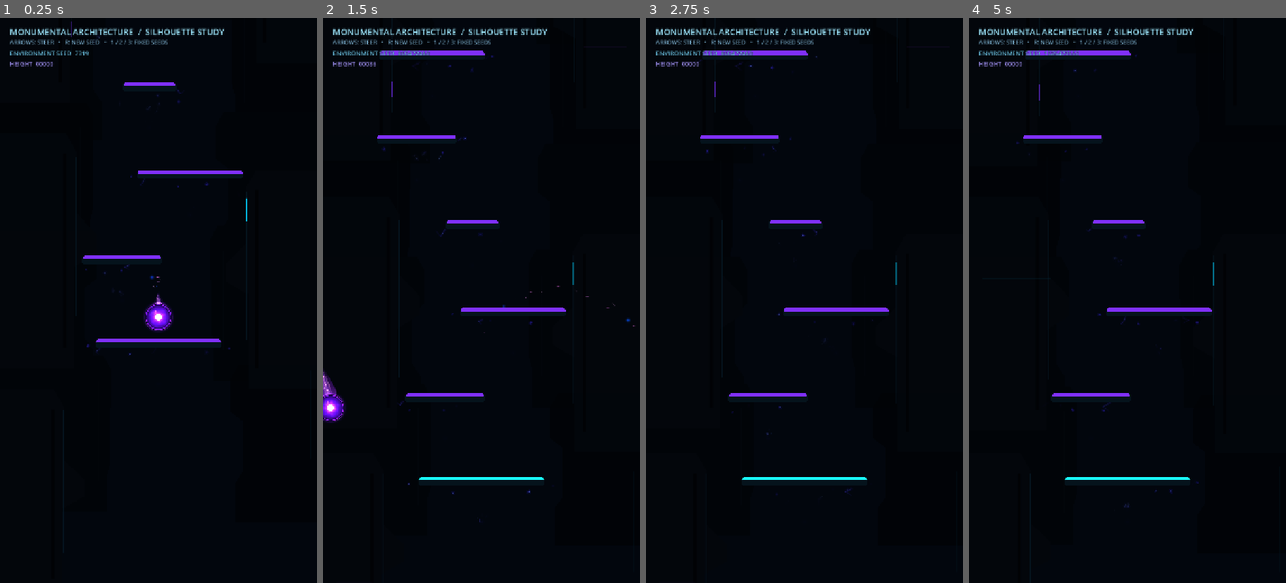
Above: before the commit, frames 1-4 (left to right).
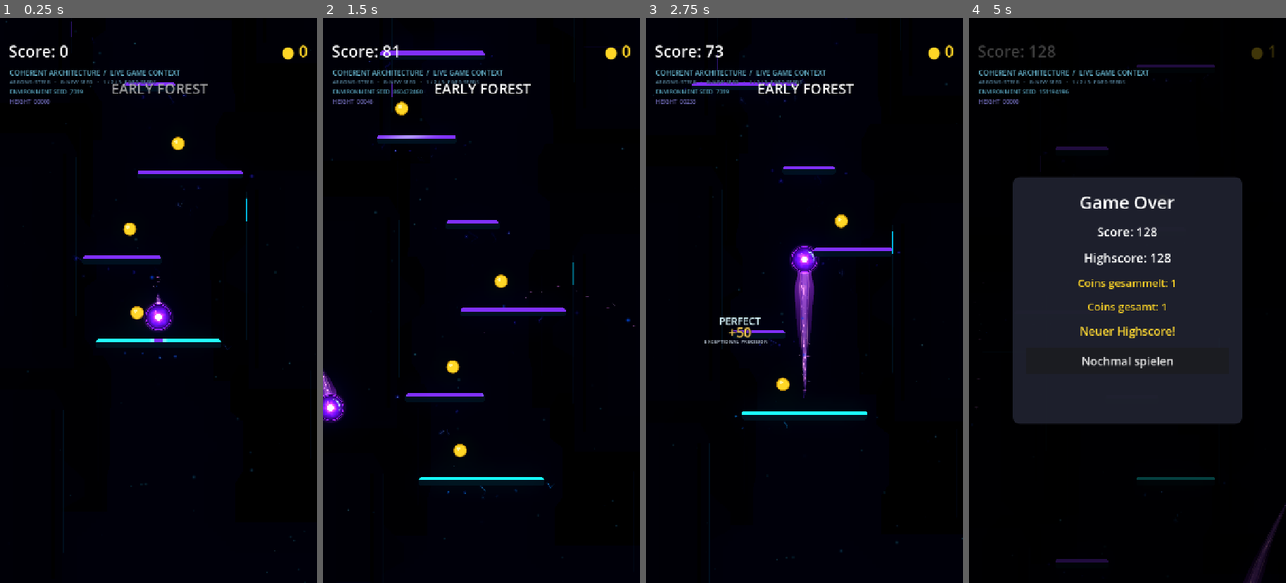
Above: after the commit, the same moments.

Repository: Kryodo/TowerJump
Game: Godot game, scene res://scenes/environment_architecture_test_room.tscn
Two runs of this game, one before a commit and one after it. Both use one fixed random seed, a clock stepped at 60 frames per second and the inputs below. This scene is started directly instead of the project's main scene.
Inputs (mouse positions are in pixels of both pictures, inside the frame that each line leads up to):
- Up to frame 1 (0.25 s): no input
- Up to frame 2 (1.5 s): tap Enter at 0.5 s; move the mouse to (551, 272) at 0.52 s; hold Right (ui_right) 0.53-1.25 s; tap R at 0.6 s; click (551, 272) at 0.67 s; drag from (418, 328) to (465, 413) at 1.27 s
- Up to frame 3 (2.75 s): click (804, 362) at 2 s, where only the run after the commit has a clickable "Nochmal spielen"
- Up to frame 4 (5 s): move the mouse to (1159, 176) at 2.77 s; hold Right (ui_right) 2.78-3.5 s; tap 2 at 2.85 s; drag from (1111, 413) to (1032, 215) at 3.52 s; move the mouse to (1222, 385) at 4.27 s; hold Left (ui_left) from 4.28 s (still down); tap R at 4.35 s

The runs differ from the first frame. In frame 1, 2.9% of the frame differs, in the area x 1-98%, y 0-99%; in frame 2, 3.0%; in frame 3, 6.2%; in frame 4, 34%, in the area x 2-100%, y 1-100%.

Commit message:
Use real Main scene and production glow settings in architecture study

Diff:
--- a/scripts/environment_architecture_test_room.gd
+++ b/scripts/environment_architecture_test_room.gd
@@ -1,52 +1,52 @@
 extends Node2D
-## Standalone vertical playroom for validating procedural architectural scenery.
-## Open scenes/environment_architecture_test_room.tscn and run the current scene.
-## Existing production gameplay and scene setup are not modified.
+## Architecture study wrapped around the actual Main scene.
+## This intentionally reuses TowerJump's production WorldEnvironment, camera,
+## ball, platforms, particles, HUD and feedback so glow/readability are evaluated
+## under the same rendering conditions as normal gameplay.
 
-const BALL_SCENE: PackedScene = preload("res://scenes/ball.tscn")
-const PLATFORM_SCENE: PackedScene = preload("res://scenes/platform.tscn")
-const PLATFORM_SPAWNER_SCRIPT: Script = preload("res://scripts/platform_spawner.gd")
+const MAIN_GAME_SCENE: PackedScene = preload("res://scenes/main.tscn")
 const BACKGROUND_SCRIPT: Script = preload("res://scripts/procedural_architecture_background.gd")
 
 @export var initial_seed: int = 7319
-@export var camera_follow_speed: float = 6.0
 
+var _game: Node2D
+var _camera: Camera2D
 var _ball: CharacterBody2D
-var _camera: Camera2D
 var _background: Node2D
 var _seed_label: Label
 var _height_label: Label
+var _start_y: float
 var _seed_rng := RandomNumberGenerator.new()
 
 
 func _ready() -> void:
 	_seed_rng.randomize()
-	# Reset run state before the spawner generates its initial platform pool.
-	if is_instance_valid(GameManager):
-		GameManager.reset()
-	_setup_world_environment()
-	_create_camera()
+
+	# Instantiate the real game scene instead of rebuilding a lookalike test
+	# setup. Its own WorldEnvironment has the same Canvas background mode and
+	# glow values as production, and its ambient motes/trail remain present.
+	_game = MAIN_GAME_SCENE.instantiate() as Node2D
+	if _game == null:
+		push_error("Architecture Test: Could not instantiate scenes/main.tscn.")
+		return
+	_game.name = "TowerJumpMain"
+	add_child(_game)
+
+	_camera = _game.get_node_or_null("GameCamera") as Camera2D
+	_ball = _game.get_node_or_null("Ball") as CharacterBody2D
+	if _camera == null or _ball == null:
+		push_error("Architecture Test: Main scene is missing GameCamera or Ball.")
+		return
+
+	_start_y = _ball.global_position.y
 	_create_background()
-	_create_ball()
-	_create_platform_spawner()
 	_create_overlay()
 
 
-func _process(delta: float) -> void:
-	if _ball == null or _camera == null:
+func _process(_delta: float) -> void:
+	if _ball == null or _height_label == null:
 		return
-
-	# Matches the main game’s one-way camera behavior: the camera follows the
-	# ball only when the ball reaches a new height, never on its descent.
-	if _ball.global_position.y < _camera.global_position.y:
-		_camera.global_position.y = lerp(
-			_camera.global_position.y,
-			_ball.global_position.y,
-			clampf(camera_follow_speed * delta, 0.0, 1.0)
-		)
-
-	if _height_label != null:
-		_height_label.text = "HEIGHT  %05d" % maxi(0, int(640.0 - _ball.global_position.y))
+	_height_label.text = "HEIGHT  %05d" % maxi(0, int(_start_y - _ball.global_position.y))
 
 
 func _unhandled_key_input(event: InputEvent) -> void:
@@ -67,64 +67,22 @@
 			_set_seed(91207)
 
 
-func _setup_world_environment() -> void:
-	var world_environment := WorldEnvironment.new()
-	world_environment.name = "ArchitectureEnvironment"
-	var environment := Environment.new()
-	environment.background_mode = Environment.BG_COLOR
-	environment.background_color = Color(0.004, 0.009, 0.023, 1.0)
-	environment.glow_enabled = true
-	environment.glow_intensity = 0.8
-	environment.glow_bloom = 0.3
-	environment.glow_hdr_threshold = 0.5
-	environment.set("glow_levels/1", 0.8)
-	environment.set("glow_levels/2", 0.7)
-	environment.set("glow_levels/3", 1.0)
-	environment.set("glow_levels/4", 0.2)
-	world_environment.environment = environment
-	add_child(world_environment)
-
-
-func _create_camera() -> void:
-	_camera = Camera2D.new()
-	_camera.name = "GameCamera"
-	_camera.position = Vector2(360.0, 640.0)
-	_camera.zoom = Vector2.ONE
-	add_child(_camera)
-
-
 func _create_background() -> void:
 	_background = Node2D.new()
-	_background.name = "ProceduralArchitectureBackground"
+	_background.name = "CoherentArchitectureBackground"
 	_background.set_script(BACKGROUND_SCRIPT)
 	_background.set("environment_seed", initial_seed)
 	_background.set("world_width", 720.0)
 	_background.set("section_top_y", -10400.0)
 	_background.set("section_bottom_y", 1600.0)
 	_background.set("camera_path", NodePath("../GameCamera"))
-	_background.z_index = -100
-	add_child(_background)
+
+	# Main.tscn's screen-fixed background is z=-60 and its ambient motes are
+	# around z=-30. Draw the architecture between them: over the base color,
+	# but below the actual game’s ambient glow particles and gameplay.
+	_background.z_index = -50
+	_game.add_child(_background)
 	_background.call("set_environment_seed", initial_seed)
-
-
-func _create_ball() -> void:
-	_ball = BALL_SCENE.instantiate() as CharacterBody2D
-	_ball.name = "Ball"
-	_ball.position = Vector2(360.0, 600.0)
-	add_child(_ball)
-
-
-func _create_platform_spawner() -> void:
-	# Reuse the existing platform and pattern systems so the experiment is judged
-	# in the real TowerJump play context, rather than against an empty art viewer.
-	var spawner := Node2D.new()
-	spawner.name = "PlatformSpawner"
-	spawner.set_script(PLATFORM_SPAWNER_SCRIPT)
-	spawner.set("platform_scene", PLATFORM_SCENE)
-	spawner.set("pool_size", 14)
-	spawner.set("ball_path", NodePath("../Ball"))
-	spawner.set("camera_path", NodePath("../GameCamera"))
-	add_child(spawner)
 
 
 func _create_overlay() -> void:
@@ -134,35 +92,35 @@
 	add_child(canvas)
 
 	var title := Label.new()
-	title.position = Vector2(22.0, 18.0)
-	title.text = "MONUMENTAL ARCHITECTURE  /  SILHOUETTE STUDY"
-	title.add_theme_font_size_override("font_size", 19)
-	title.add_theme_color_override("font_color", Color(0.62, 0.91, 1.0, 1.0))
+	title.position = Vector2(22.0, 112.0)
+	title.text = "COHERENT ARCHITECTURE  /  LIVE GAME CONTEXT"
+	title.add_theme_font_size_override("font_size", 16)
+	title.add_theme_color_override("font_color", Color(0.43, 0.75, 0.85, 0.95))
 	title.add_theme_color_override("font_outline_color", Color(0.0, 0.01, 0.025, 1.0))
-	title.add_theme_constant_override("outline_size", 4)
+	title.add_theme_constant_override("outline_size", 3)
 	canvas.add_child(title)
 
 	var instructions := Label.new()
-	instructions.position = Vector2(22.0, 46.0)
+	instructions.position = Vector2(22.0, 136.0)
 	instructions.text = "ARROWS: STEER   •   R: NEW SEED   •   1 / 2 / 3: FIXED SEEDS"
-	instructions.add_theme_font_size_override("font_size", 13)
-	instructions.add_theme_color_override("font_color", Color(0.47, 0.67, 0.79, 0.92))
+	instructions.add_theme_font_size_override("font_size", 12)
+	instructions.add_theme_color_override("font_color", Color(0.36, 0.54, 0.64, 0.95))
 	instructions.add_theme_color_override("font_outline_color", Color(0.0, 0.01, 0.025, 1.0))
 	instructions.add_theme_constant_override("outline_size", 3)
 	canvas.add_child(instructions)
 
 	_seed_label = Label.new()
-	_seed_label.position = Vector2(22.0, 70.0)
-	_seed_label.add_theme_font_size_override("font_size", 14)
-	_seed_label.add_theme_color_override("font_color", Color(0.43, 0.78, 0.91, 0.94))
+	_seed_label.position = Vector2(22.0, 158.0)
+	_seed_label.add_theme_font_size_override("font_size", 13)
+	_seed_label.add_theme_color_override("font_color", Color(0.36, 0.66, 0.76, 0.95))
 	_seed_label.add_theme_color_override("font_outline_color", Color(0.0, 0.01, 0.025, 1.0))
 	_seed_label.add_theme_constant_override("outline_size", 3)
 	canvas.add_child(_seed_label)
 
 	_height_label = Label.new()
-	_height_label.position = Vector2(22.0, 94.0)
-	_height_label.add_theme_font_size_override("font_size", 14)
-	_height_label.add_theme_color_override("font_color", Color(0.60, 0.54, 0.91, 0.92))
+	_height_label.position = Vector2(22.0, 180.0)
+	_height_label.add_theme_font_size_override("font_size", 13)
+	_height_label.add_theme_color_override("font_color", Color(0.45, 0.43, 0.74, 0.95))
 	_height_label.add_theme_color_override("font_outline_color", Color(0.0, 0.01, 0.025, 1.0))
 	_height_label.add_theme_constant_override("outline_size", 3)
 	canvas.add_child(_height_label)
